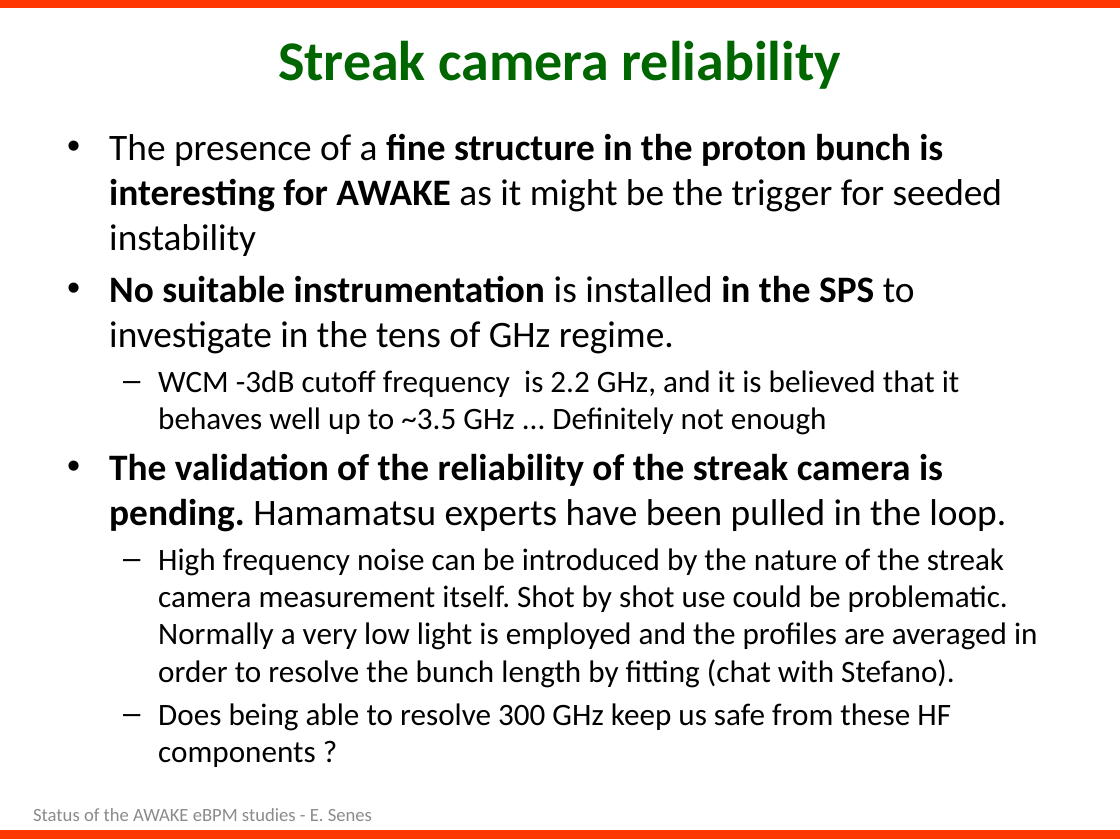
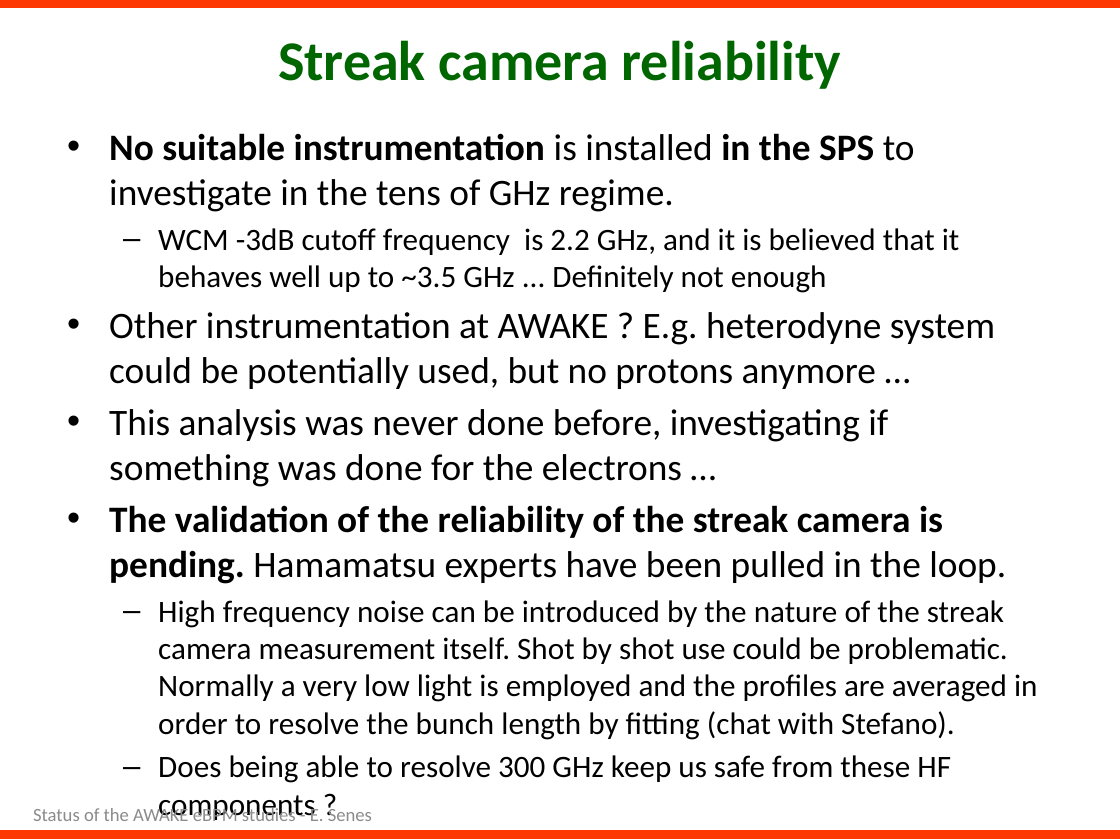
Before and after one commit to esenes/AWAKE-BPMs-tests, a slide deck: slide 7 of Presentations/eBPM-measurements-Mar2019.pptx (slide 6 before the commit). Drawn at 1120x840 pixels with LibreOffice and Linux fonts; fonts in the diff are those of the drawing. Boxes give left, top, right and bottom in pixels: in the first picture for what was removed or moved away, otherwise in the second. Text is boxed around its words. In the diff, an @@ line names an element or a change of style, - is before the commit and + after.

```diff
--- a/Presentations/eBPM-measurements-Mar2019.pptx
+++ b/Presentations/eBPM-measurements-Mar2019.pptx
@@ text at [109, 133, 1003, 256]: paragraph removed @@
-• The presence of a fine structure in the proton bunch is interesting for AWAKE as it might be the trigger for seeded instability
@@ text at [109, 312, 995, 487]: paragraphs added @@
+• Other instrumentation at AWAKE ? E.g. heterodyne system could be potentially used, but no protons anymore …
+• This analysis was never done before, investigating if something was done for the electrons …
```
Also in this commit, not shown: 10 other slides changed, 8 slides added, 18 other files.
